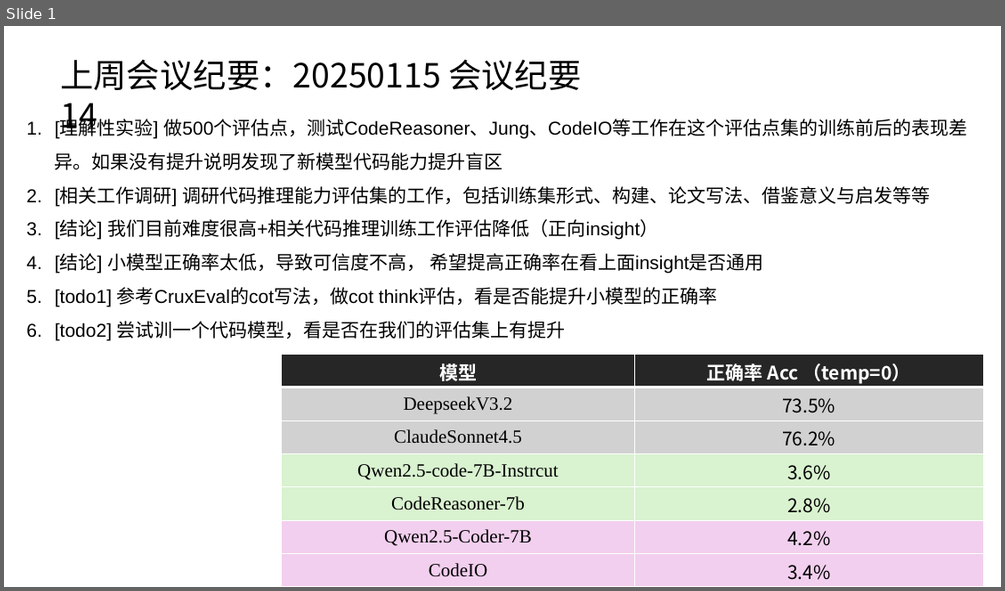
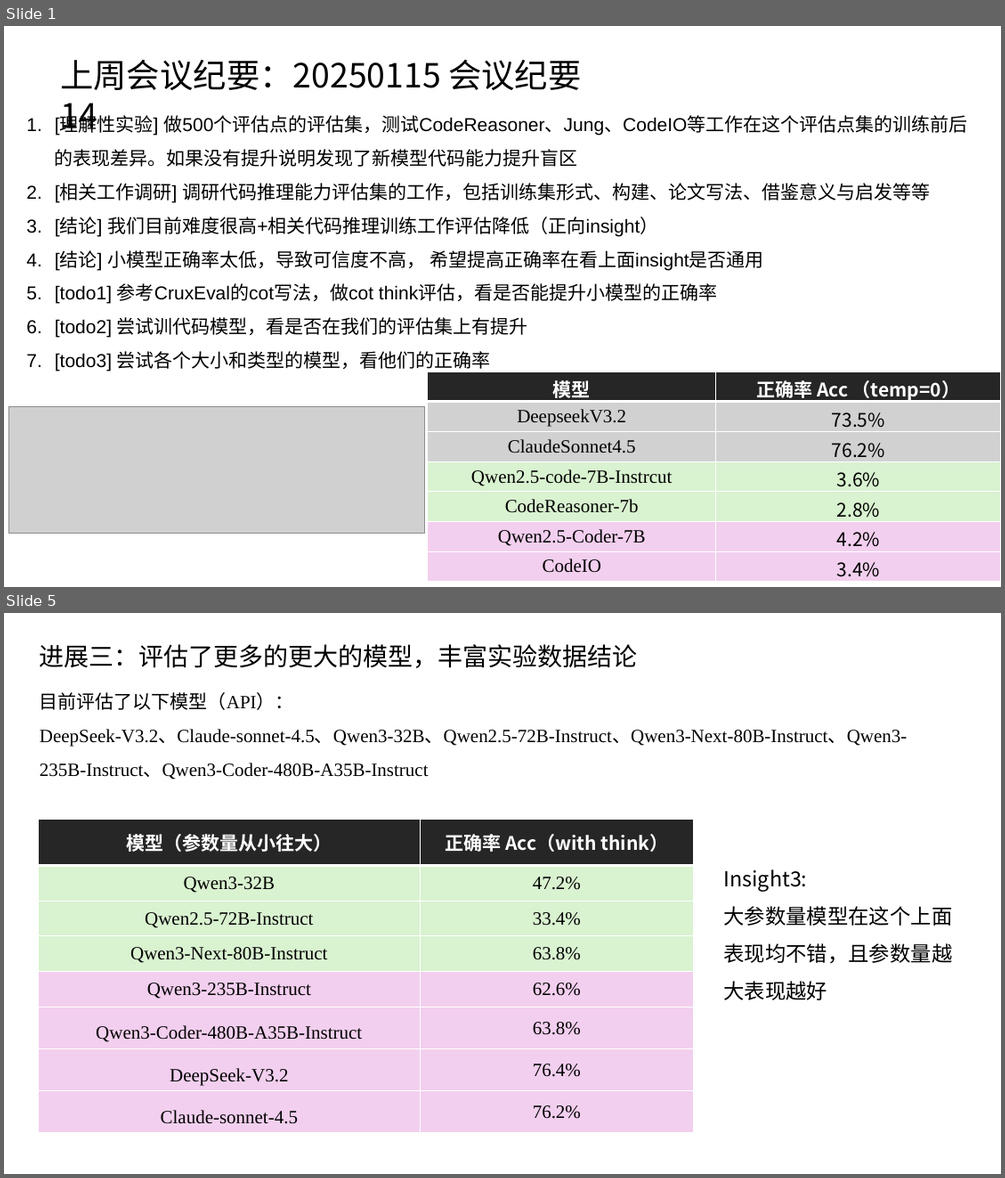
Before and after one commit to caoye04/TreecEva, a slide deck: 组会记录/组会0129.pptx. Shown one above the other, each under a label of ours: slide 1 before the commit, slides 1 and 5 after it; the slides between them are not shown. The pictures are 1005x591 and 1005x1178 pixels, drawn with LibreOffice and Linux fonts; fonts in the diff are those of the drawing; grey boxes stand for pictures. Boxes give left, top, right and bottom in pixels: in the first picture for what was removed or moved away, otherwise in the second. Text is boxed around its words. In the diff, an @@ line names an element or a change of style, - is before the commit and + after.

```diff
--- a/组会记录/组会0129.pptx
+++ b/组会记录/组会0129.pptx
@@ slide 5 added at bbox=[4, 613, 1001, 1174], background #FFFFFF @@
@@ text added at bbox=[40, 644, 638, 668], 24 pt, text #000000 @@
+进展三：评估了更多的更大的模型，丰富实验数据结论
@@ text added at bbox=[40, 692, 906, 779], 18 pt, text #000000 @@
+目前评估了以下模型（API）：
+DeepSeek-V3.2、Claude-sonnet-4.5、Qwen3-32B、Qwen2.5-72B-Instruct、Qwen3-Next-80B-Instruct、Qwen3-235B-Instruct、Qwen3-Coder-480B-A35B-Instruct
@@ table added at bbox=[39, 819, 694, 1168], 8 rows, 2 columns @@
+模型（参数量从小往大） | 正确率 Acc（with think）
+Qwen3-32B | 47.2%
+Qwen2.5-72B-Instruct | 33.4%
+Qwen3-Next-80B-Instruct | 63.8%
+Qwen3-235B-Instruct | 62.6%
+Qwen3-Coder-480B-A35B-Instruct | 63.8%
+DeepSeek-V3.2 | 76.4%
+Claude-sonnet-4.5 | 76.2%
@@ text added at bbox=[723, 869, 952, 1000], 20 pt, text #000000 @@
+Insight3:
+大参数量模型在这个上面表现均不错，且参数量越大表现越好
@@ slide 1 changed as well @@
@@ text at bbox=[55, 115, 967, 167]: text changed @@
-1. [理解性实验] 做500个评估点，测试CodeReasoner、Jung、CodeIO等工作在这个评估点集的训练前后的表现差异。如果没有提升说明发现了新模型代码能力提升盲区
+1. [理解性实验] 做500个评估点的评估集，测试CodeReasoner、Jung、CodeIO等工作在这个评估点集的训练前后的表现差异。如果没有提升说明发现了新模型代码能力提升盲区
@@ text at bbox=[55, 317, 528, 370]: text changed @@
-6. [todo2] 尝试训一个代码模型，看是否在我们的评估集上有提升
+6. [todo2] 尝试训代码模型，看是否在我们的评估集上有提升
+7. [todo3] 尝试各个大小和类型的模型，看他们的正确率
@@ table: place and size @@
-table at bbox=[282, 354, 984, 587]
+table at bbox=[428, 371, 1001, 580]
@@ picture added at bbox=[9, 407, 425, 533] @@
```
Also in this commit, not shown: 25 other slides changed, 2 other slides added, 1 slide removed, 2 other files.
